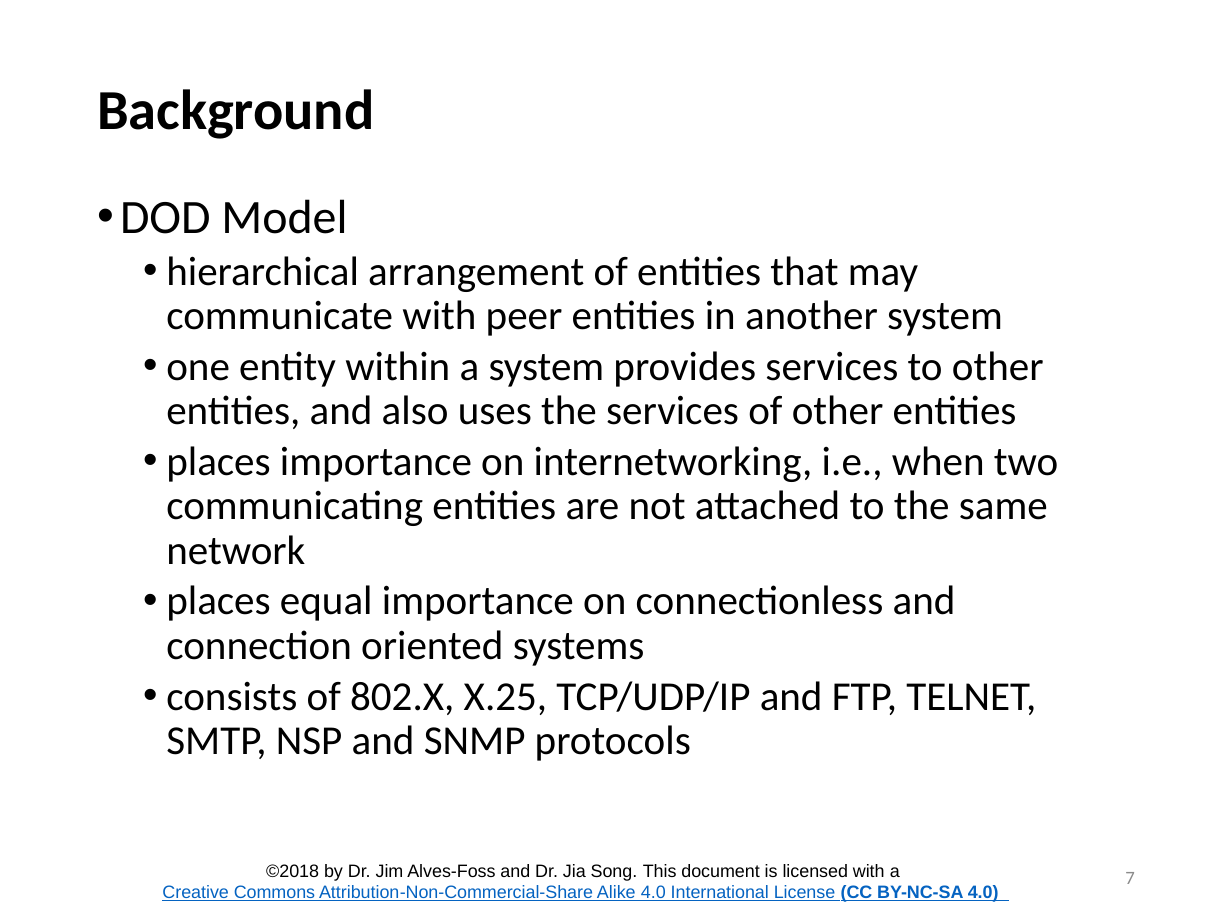
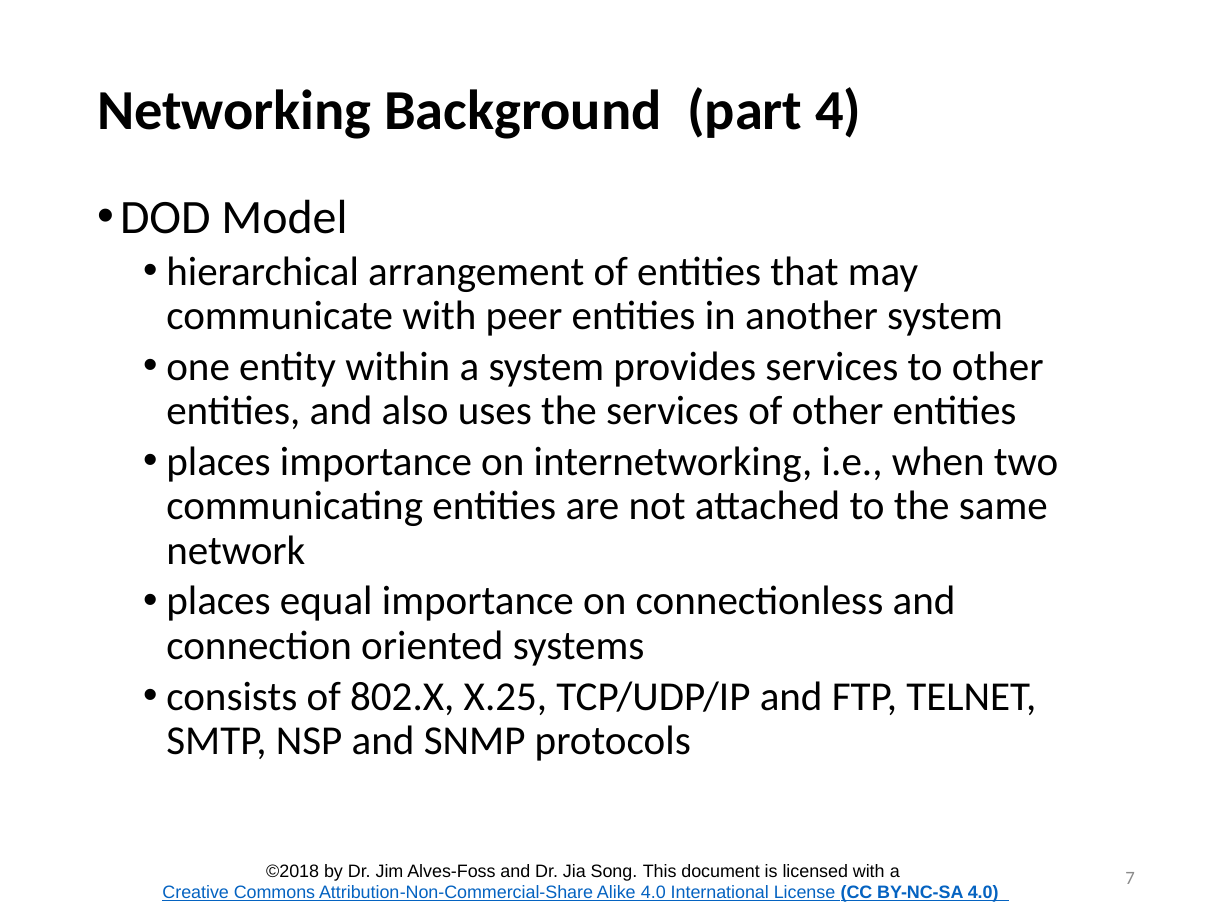
Before and after one commit to CenterForSecureAndDependableSystems/Teaching-Materials, a slide deck: slide 7 of Network-Security/Module_1 Internetworking/Lesson_1_Networking_Overview.pptx. Drawn at 1232x924 pixels with LibreOffice and Linux fonts; fonts in the diff are those of the drawing; background and template pictures are left out. Boxes give left, top, right and bottom in pixels: in the first picture for what was removed or moved away, otherwise in the second. Text is boxed around its words. In the diff, an @@ line names an element or a change of style, - is before the commit and + after.

```diff
--- a/Network-Security/Module_1 Internetworking/Lesson_1_Networking_Overview.pptx
+++ b/Network-Security/Module_1 Internetworking/Lesson_1_Networking_Overview.pptx
@@ title at (x1=97, y1=87, x2=861, y2=139): text changed @@
-Background
+Networking Background (part 4)
```
Also in this commit, not shown: 11 other slides changed, 2 slides added, 1 slide removed, 55 other files.
